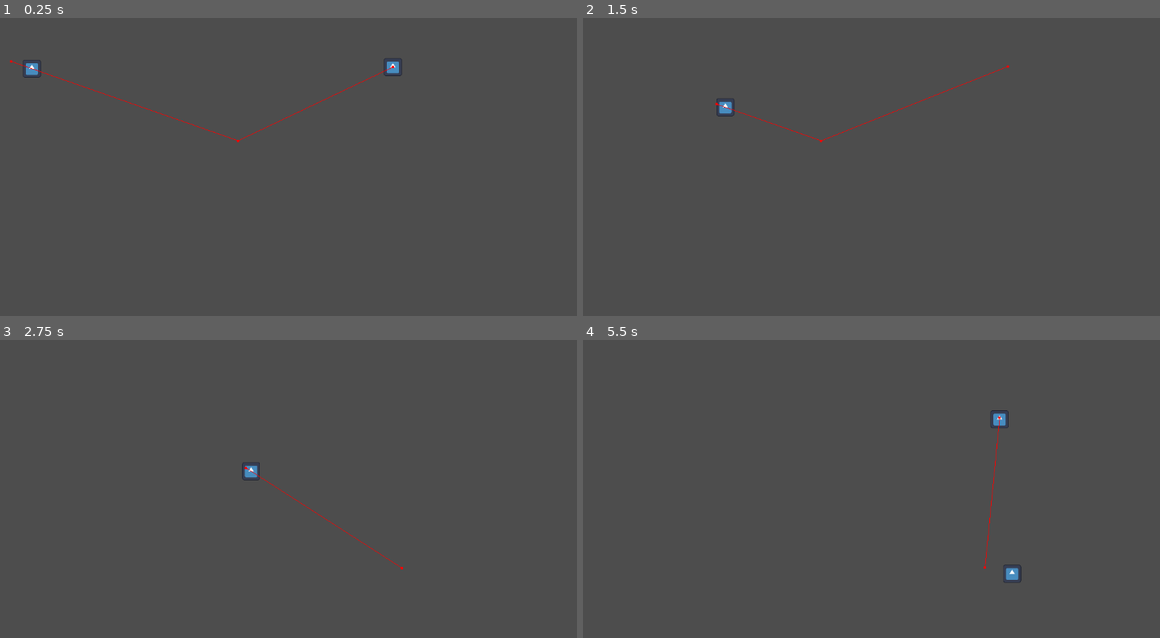
Above: before the commit, frames 1-4 (two rows, left to right).
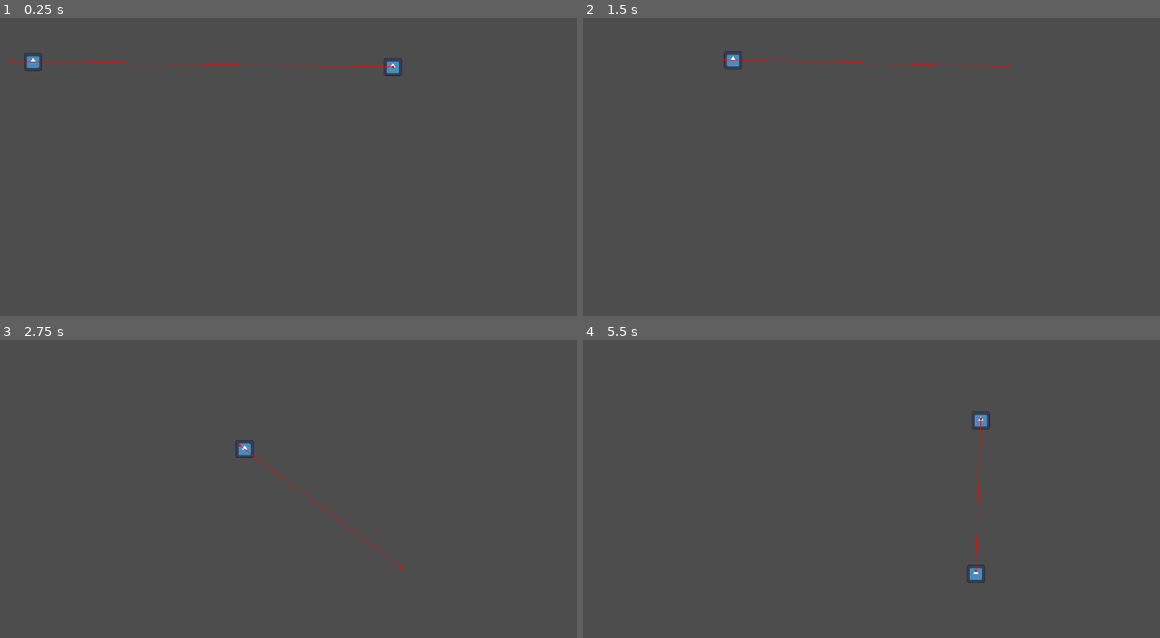
Above: after the commit, the same moments.

Repository: inthecrowsnest/AUG2025_BrackeyJam_REAL
Game: Godot game, scene res://Scenes/enemy_test_scene.tscn
The game is run twice, just before and just after one commit, with the same random seed, the same clock (stepped at 60 frames per second) and the same inputs. The project has no main scene, so this scene is started directly. The engine's default icon, where the game draws it, is replaced by a stand-in: a white triangle on a blue panel in a dark square.
Inputs:
- Up to frame 1 (0.25 s): no input
- Up to frame 2 (1.5 s): hold Right (right) 0.53-1.28 s; tap Space (dash) at 0.6, 1.35 s; hold Down (down) from 1.28 s (still down)
- Up to frame 3 (2.75 s): release Down (down) at 2.03 s; hold Right (right) from 2.03 s (still down); tap Space (dash) at 2.1 s
- Up to frame 4 (5.5 s): release Right (right) at 2.78 s; hold Up (up) 2.78-3.53 s; tap Space (dash) every 0.75 s from 2.85 to 5.1 s; hold A (left) 3.53-5.03 s; hold Down (down) from 5.03 s (still down)

The runs differ from the first frame. In frame 1, 0.6% of the frame differs, in the area x 2-68%, y 11-42%; in frame 2, 0.6%; in frame 3, 0.4%; in frame 4, 0.6%, in the area x 66-77%, y 23-82%.

Commit message:
enemy ai improvement

Diff:
--- a/Scenes/CharacterComponents/Player.tscn
+++ b/Scenes/CharacterComponents/Player.tscn
@@ -7,6 +7,8 @@
 size = Vector2(25, 26)
 
 [node name="CharacterBody2D" type="CharacterBody2D" node_paths=PackedStringArray("timer")]
+collision_layer = 2
+collision_mask = 4
 motion_mode = 1
 script = ExtResource("1_q5l6f")
 timer = NodePath("DashTimer")
--- a/Scenes/enemy_1.tscn
+++ b/Scenes/enemy_1.tscn
@@ -1,10 +1,13 @@
-[gd_scene load_steps=4 format=3 uid="uid://dmgpwevcu7iit"]
+[gd_scene load_steps=5 format=3 uid="uid://dmgpwevcu7iit"]
 
 [ext_resource type="Script" uid="uid://ryyr1lkbr6e8" path="res://Scripts/enemy_1.gd" id="1_0a874"]
 [ext_resource type="Texture2D" uid="uid://cxmfcom4px13c" path="res://icon.svg" id="1_jwqgc"]
 
 [sub_resource type="CircleShape2D" id="CircleShape2D_jwqgc"]
 radius = 15.5242
+
+[sub_resource type="CircleShape2D" id="CircleShape2D_0a874"]
+radius = 39.1152
 
 [node name="Enemy1" type="CharacterBody2D"]
 motion_mode = 1
@@ -59,4 +62,12 @@
 wait_time = 0.1
 one_shot = true
 
+[node name="Area2D" type="Area2D" parent="."]
+collision_layer = 4
+collision_mask = 2
+
+[node name="CollisionShape2D" type="CollisionShape2D" parent="Area2D"]
+shape = SubResource("CircleShape2D_0a874")
+
 [connection signal="timeout" from="Timer" to="." method="_on_timer_timeout"]
+[connection signal="body_entered" from="Area2D" to="." method="_on_area_2d_body_entered"]
--- a/Scenes/enemy_test_scene.tscn
+++ b/Scenes/enemy_test_scene.tscn
@@ -4,9 +4,9 @@
 [ext_resource type="PackedScene" uid="uid://cwtldahhr7403" path="res://Scenes/CharacterComponents/Player.tscn" id="2_u7mkh"]
 
 [sub_resource type="NavigationPolygon" id="NavigationPolygon_dpxgf"]
-vertices = PackedVector2Array(271.867, -90.4297, 210.273, 394.617, -57.3281, 142.773, -81.8516, 82.4922, -493, 404.156, -493, -91.4531)
-polygons = Array[PackedInt32Array]([PackedInt32Array(0, 1, 2, 3), PackedInt32Array(2, 4, 5, 3)])
-outlines = Array[PackedVector2Array]([PackedVector2Array(-498, -99, -498, 413, -58, 149, 214, 405, 278, -99, -82, 77)])
+vertices = PackedVector2Array(272.531, -95.6563, 209.469, 400.969, -106.148, 479.883, -493, 408.828, -493, -95.2813, -74.1406, -221.719)
+polygons = Array[PackedInt32Array]([PackedInt32Array(0, 1, 2, 3, 4, 5)])
+outlines = Array[PackedVector2Array]([PackedVector2Array(-498, -99, -498, 413, -106, 485, 214, 405, 278, -99, -74, -227)])
 agent_radius = 5.0
 
 [node name="Enemy Test Scene" type="Node2D"]
--- /dev/null
+++ b/Scenes/ranged_enemy.tscn
@@ -0,0 +1,27 @@
+[gd_scene load_steps=4 format=3 uid="uid://jq5vqntqij1j"]
+
+[ext_resource type="Script" uid="uid://dgrvmjcif4pmh" path="res://Scripts/ranged_enemy.gd" id="1_5x7gc"]
+[ext_resource type="Texture2D" uid="uid://cxmfcom4px13c" path="res://icon.svg" id="1_msnv5"]
+
+[sub_resource type="CircleShape2D" id="CircleShape2D_5x7gc"]
+radius = 16.0
+
+[node name="Ranged Enemy" type="CharacterBody2D"]
+script = ExtResource("1_5x7gc")
+
+[node name="Sprite2D" type="Sprite2D" parent="."]
+scale = Vector2(0.25, 0.25)
+texture = ExtResource("1_msnv5")
+
+[node name="CollisionShape2D" type="CollisionShape2D" parent="."]
+shape = SubResource("CircleShape2D_5x7gc")
+
+[node name="Timer" type="Timer" parent="."]
+wait_time = 0.1
+one_shot = true
+
+[node name="NavigationAgent2D" type="NavigationAgent2D" parent="."]
+path_desired_distance = 3.0
+target_desired_distance = 3.0
+
+[connection signal="timeout" from="Timer" to="." method="_on_timer_timeout"]
--- /dev/null
+++ b/Scripts/ranged_enemy.gd
@@ -0,0 +1,44 @@
+extends CharacterBody2D
+
+#@export var player: Node2D
+
+#var direction = [Vector2(0, -1), Vector2(1, -1), Vector2(1, 0), Vector2(1, 1), Vector2(0, 1), Vector2(-1, 1), Vector2(-1, 0), Vector2(-1, -1)]
+var desired_vel = 0
+var max_steer_force = 10
+
+var speed = 10000
+
+var target_found = false
+
+@export var goal: Node = null
+
+func _ready() -> void:
+	$NavigationAgent2D.target_position = goal.global_position
+	$Timer.start()
+
+func _physics_process(delta: float) -> void:
+	if !$NavigationAgent2D.is_target_reached():
+		var next_path_position = $NavigationAgent2D.get_next_path_position()
+		var nav_point_direction = to_local(next_path_position).normalized()
+		if !target_found:
+			velocity = nav_point_direction * speed * delta
+		else:
+			velocity = Vector2.ZERO
+		#seek(next_path_position)
+		move_and_slide()
+
+
+func _on_timer_timeout() -> void:
+	if $NavigationAgent2D.target_position != goal.global_position:
+		$NavigationAgent2D.target_position = goal.global_position
+	$Timer.start()
+
+
+func seek(target: Vector2) -> void:
+	var direction = ($NavigationAgent2D.target_position - global_position).normalized()
+	rotation = direction.angle()
+
+
+func _on_area_2d_body_entered(body: Node2D) -> void:
+
+	target_found = true
Not shown, added: Scripts/ranged_enemy.gd.uid
